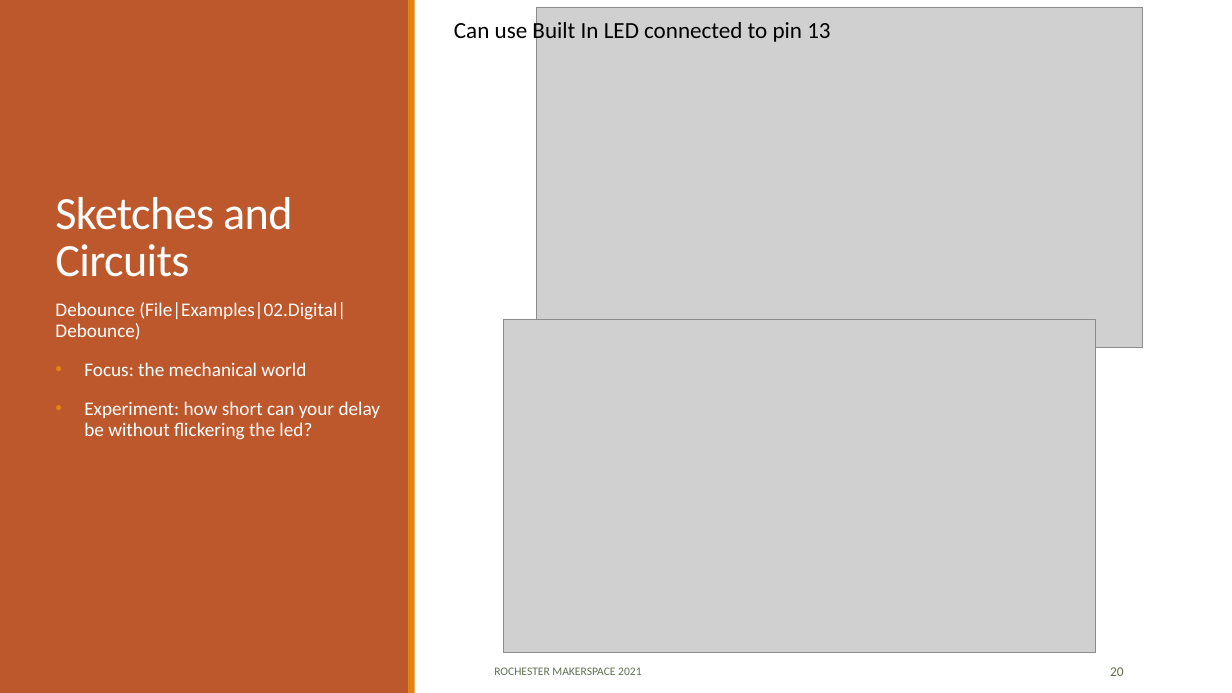
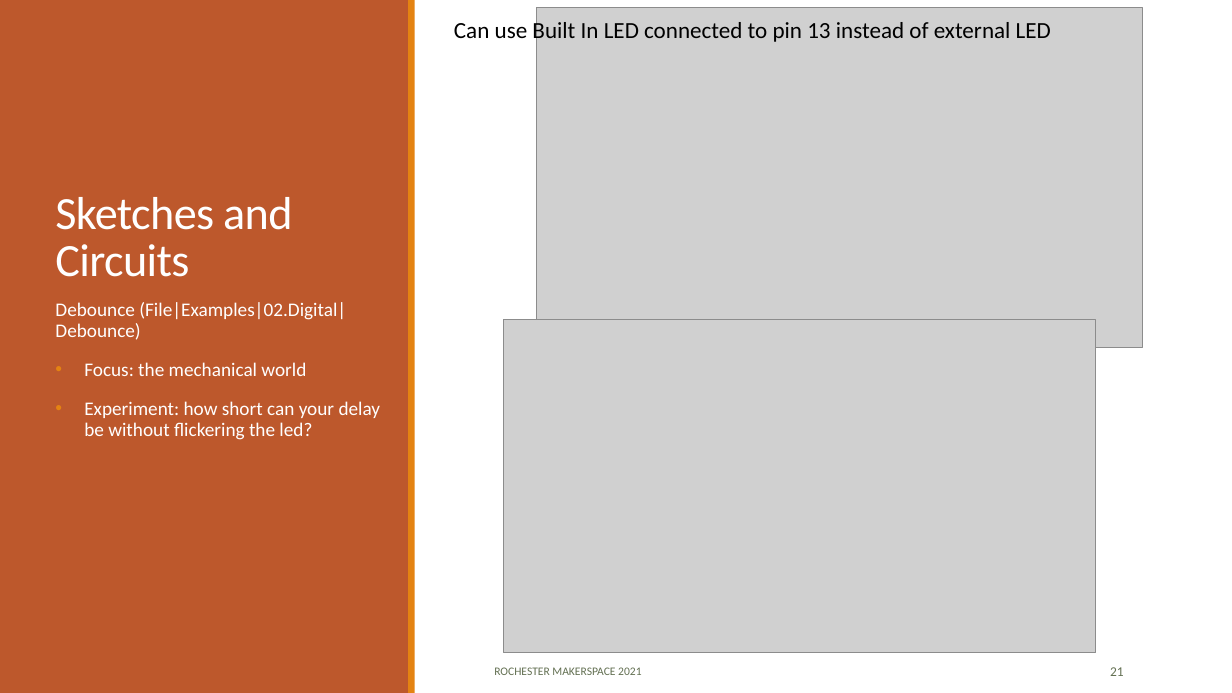
Before and after one commit to RochesterMakerSpace/ArduinoClass, a slide deck: slide 21 of docs/Introduction to Arduino.pptx (slide 20 before the commit). Drawn at 1232x693 pixels with LibreOffice and Linux fonts; fonts in the diff are those of the drawing; grey boxes stand for pictures. Boxes give left, top, right and bottom in pixels: in the first picture for what was removed or moved away, otherwise in the second. Text is boxed around its words. In the diff, an @@ line names an element or a change of style, - is before the commit and + after.

```diff
--- a/docs/Introduction to Arduino.pptx
+++ b/docs/Introduction to Arduino.pptx
@@ text at bbox=[454, 18, 1051, 44]: text changed @@
-Can use Built In LED connected to pin 13
+Can use Built In LED connected to pin 13 instead of external LED
@@ page number at bbox=[1110, 667, 1124, 676]: text changed @@
-20
+21
```
Also in this commit, not shown: 4 other slides changed, 1 slide added, 7 other files.
